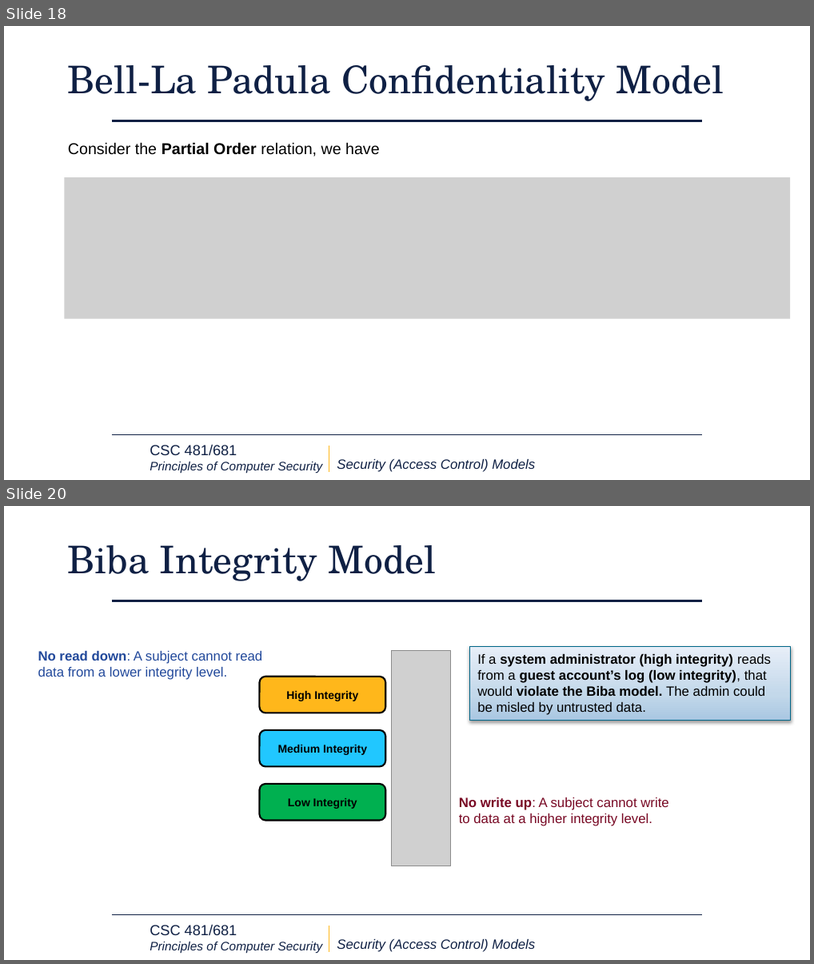
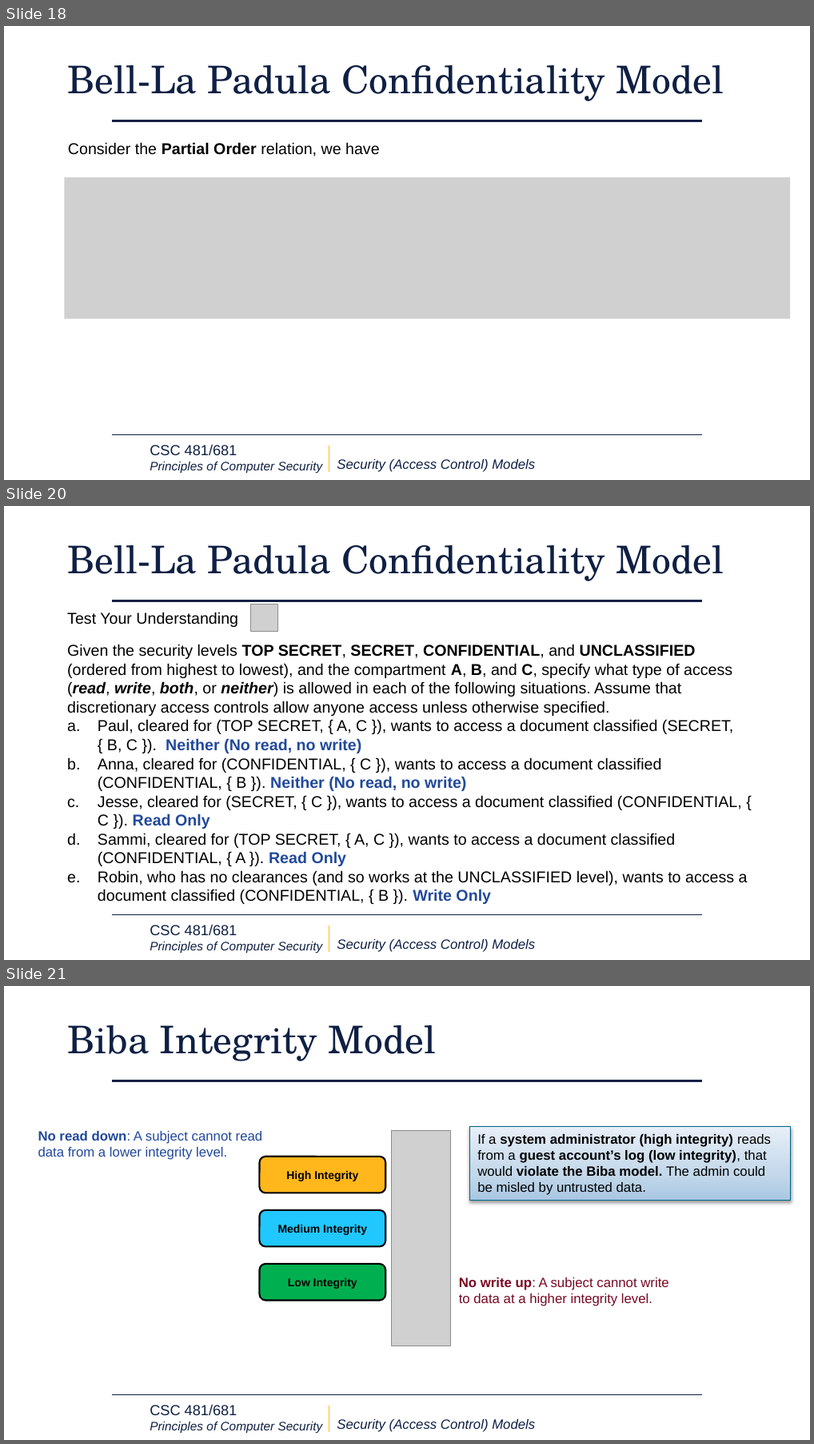
Before and after one commit to XiaochenLi-w/CSC-481-681-Principles-of-Computer-Security, a slide deck: Upload Slides/CSC481-681 - L02 Security Models.pptx. Shown one above the other, each under a label of ours: slides 18 and 20 before the commit, slides 18, 20 and 21 after it; the slides between them are not shown. The pictures are 814x964 and 814x1444 pixels, drawn with LibreOffice and Linux fonts; fonts in the diff are those of the drawing; grey boxes stand for pictures; background and template pictures are left out. Boxes give left, top, right and bottom in pixels: in the first picture for what was removed or moved away, otherwise in the second. Text is boxed around its words. In the diff, an @@ line names an element or a change of style, - is before the commit and + after.

```diff
--- a/Upload Slides/CSC481-681 - L02 Security Models.pptx
+++ b/Upload Slides/CSC481-681 - L02 Security Models.pptx
@@ slide 20 added at <box>4,506,810,960</box>, background #FFFFFF; not listed: 5 template elements that a slide beside it also shows @@
@@ title added at <box>67,545,725,581</box>, 34 pt, text #0F2044 @@
+Bell-La Padula Confidentiality Model
@@ text added at <box>67,612,238,627</box>, 14 pt, text #000000 @@
+Test Your Understanding
@@ picture added at <box>251,604,279,632</box> @@
@@ text added at <box>67,644,748,904</box>, 14 pt, text #000000 @@
+Given the security levels TOP SECRET, SECRET, CONFIDENTIAL, and UNCLASSIFIED (ordered from highest to lowest), and the compartment A, B, and C, specify what type of access (read, write, both, or neither) is allowed in each of the following situations. Assume that discretionary access controls allow anyone access unless otherwise specified.
+a. Paul, cleared for (TOP SECRET, { A, C }), wants to access a document classified (SECRET, { B, C }). Neither (No read, no write)
+b. Anna, cleared for (CONFIDENTIAL, { C }), wants to access a document classified (CONFIDENTIAL, { B }). Neither (No read, no write)
+c. Jesse, cleared for (SECRET, { C }), wants to access a document classified (CONFIDENTIAL, { C }). Read Only
+d. Sammi, cleared for (TOP SECRET, { A, C }), wants to access a document classified (CONFIDENTIAL, { A }). Read Only
+e. Robin, who has no clearances (and so works at the UNCLASSIFIED level), wants to access a document classified (CONFIDENTIAL, { B }). Write Only
@@ what was slide 20 is now slide 21 @@
```
Also in this commit, not shown: 2 slides changed, 1 other slide added.
